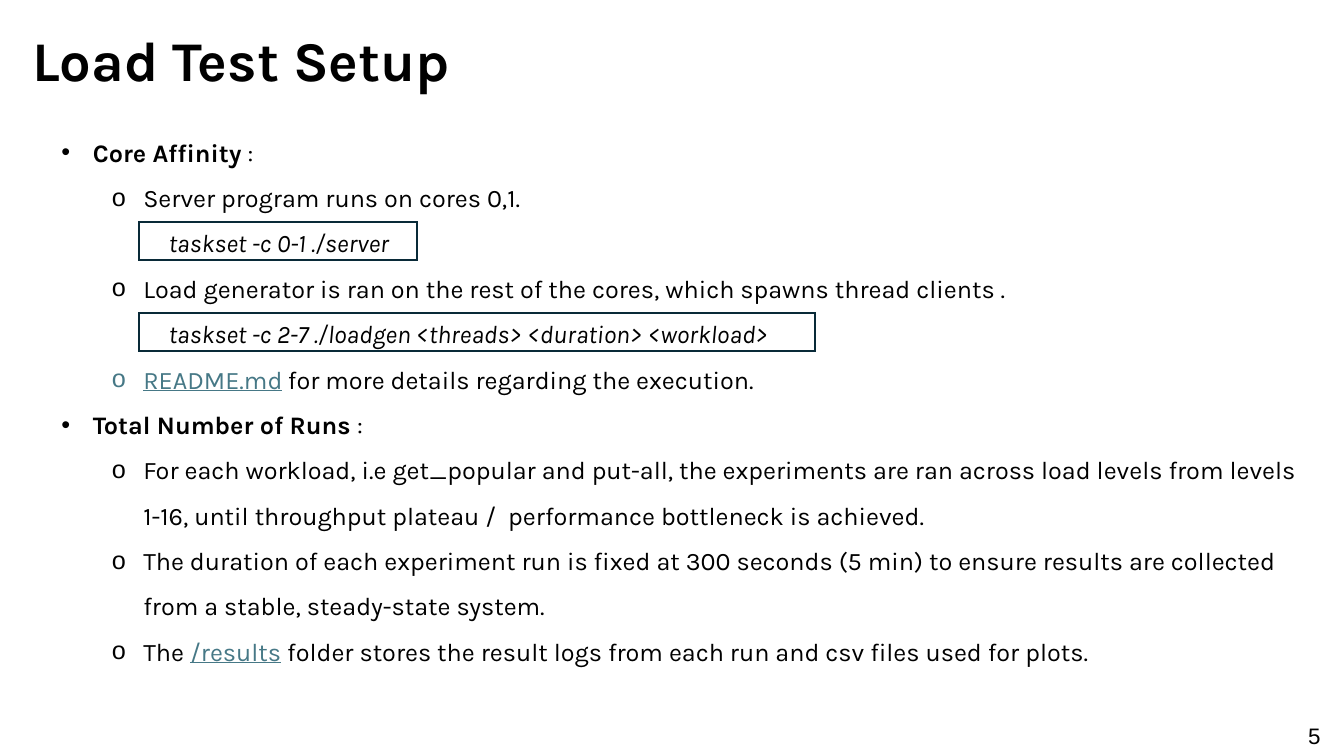
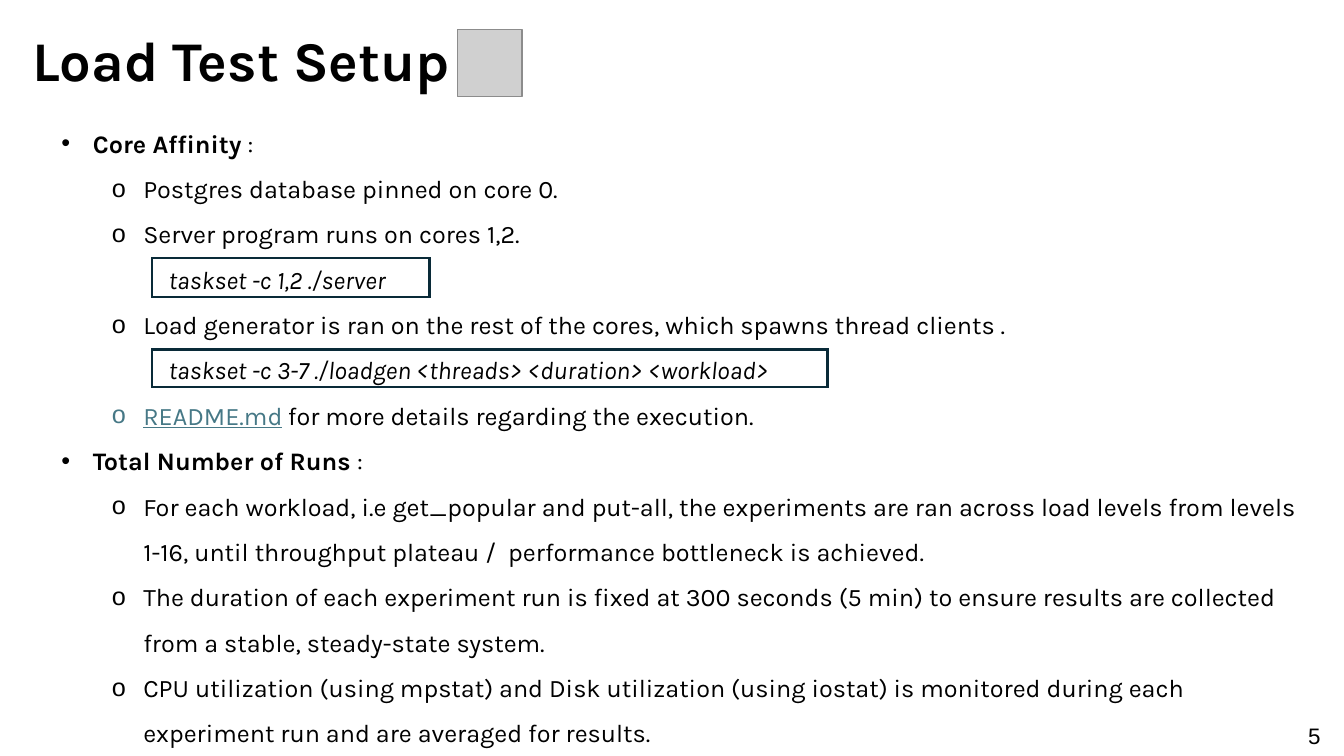
Before and after one commit to s1ddh3sh/CS744-project, a slide deck: slide 5 of 25M2113_project.pptx. Drawn at 1344x756 pixels with LibreOffice and Linux fonts; fonts in the diff are those of the drawing; grey boxes stand for pictures. Boxes give left, top, right and bottom in pixels: in the first picture for what was removed or moved away, otherwise in the second. Text is boxed around its words. In the diff, an @@ line names an element or a change of style, - is before the commit and + after.

Commit message:
plots

```diff
--- a/25M2113_project.pptx
+++ b/25M2113_project.pptx
@@ picture added at [458, 29, 522, 97] @@
@@ text "Core Affinity :": place and size @@
-text "Core Affinity :" at [93, 144, 1296, 667]
+text "Core Affinity :" at [93, 135, 1296, 749]
@@ text at [143, 180, 994, 385]: text changed @@
-  o Server program runs on cores 0,1.
-    taskset -c 0-1 ./server
-  o Load generator is ran on the rest of the cores, which spawns thread clients .
-    taskset -c 2-7 ./loadgen <threads> <duration> <workload>
+  o Postgres database pinned on core 0.
+  o Server program runs on cores 1,2.
+    taskset -c 1,2 ./server
+  o Load generator is ran on the rest of the cores, which spawns thread clients .
+    taskset -c 3-7 ./loadgen <threads> <duration> <workload>
@@ rectangle: place and size @@
-rectangle at [139, 222, 416, 260]
+rectangle at [152, 258, 430, 296]
@@ rectangle: place and size @@
-rectangle at [139, 314, 815, 351]
+rectangle at [152, 350, 828, 387]
@@ text at [143, 679, 1184, 749]: text changed @@
-  o The /results folder stores the result logs from each run and csv files used for plots.
+  o CPU utilization (using mpstat) and Disk utilization (using iostat) is monitored during each experiment run and are averaged for results.
```
Also in this commit, not shown: 6 other slides changed, 1 slide added, 3 other files.
